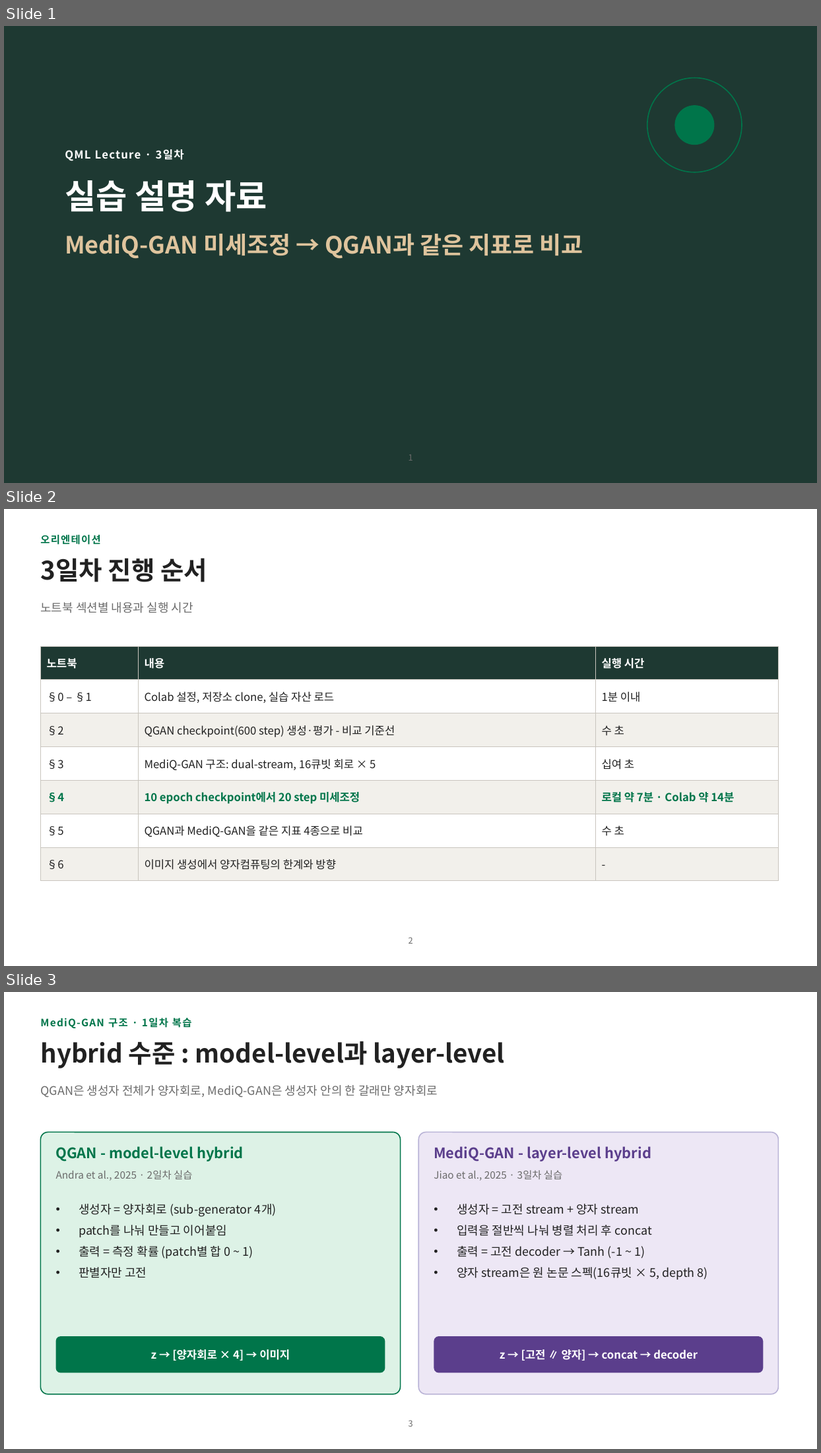
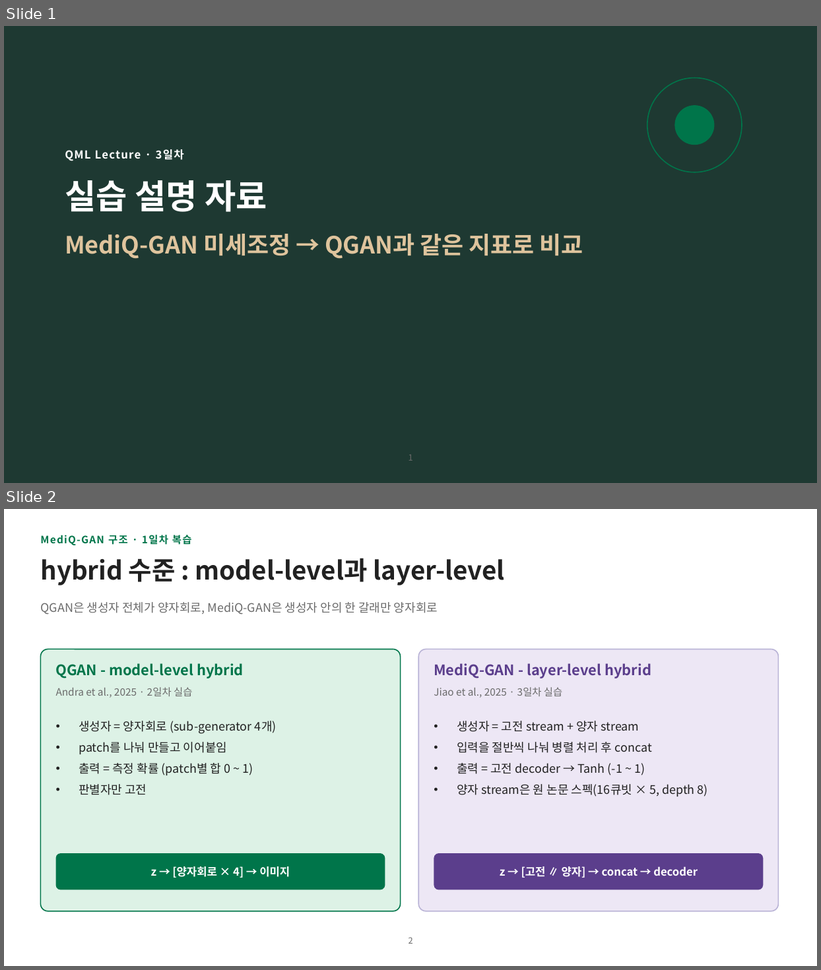
Before and after one commit to hyunhp/skin_disease_qml, a slide deck: practice/day3_slides/day3_practice_slides.pptx. Shown one above the other, each under a label of ours: slides 1, 2 and 3 before the commit, slides 1 and 2 after it. The pictures are 821x1453 and 821x970 pixels, drawn with LibreOffice and Linux fonts; fonts in the diff are those of the drawing. Boxes give left, top, right and bottom in pixels: in the first picture for what was removed or moved away, otherwise in the second. Text is boxed around its words. In the diff, an @@ line names an element or a change of style, - is before the commit and + after.

```diff
--- a/practice/day3_slides/day3_practice_slides.pptx
+++ b/practice/day3_slides/day3_practice_slides.pptx
@@ slide 2 removed at <box>4,509,817,966</box>, background #FFFFFF @@
@@ text removed at <box>40,535,100,545</box> @@
-오리엔테이션
@@ title removed at <box>40,558,207,582</box> @@
-3일차 진행 순서
@@ text removed at <box>40,602,193,613</box> @@
-노트북 섹션별 내용과 실행 시간
@@ table removed at <box>40,646,779,873</box>, 7 rows, 3 columns @@
-노트북 | 내용 | 실행 시간
-§0 – §1 | Colab 설정, 저장소 clone, 실습 자산 로드 | 1분 이내
-§2 | QGAN checkpoint(600 step) 생성·평가 - 비교 기준선 | 수 초
-§3 | MediQ-GAN 구조: dual-stream, 16큐빗 회로 × 5 | 십여 초
-§4 | 10 epoch checkpoint에서 20 step 미세조정 | 로컬 약 7분 · Colab 약 14분
-§5 | QGAN과 MediQ-GAN을 같은 지표 4종으로 비교 | 수 초
-§6 | 이미지 생성에서 양자컴퓨팅의 한계와 방향 | -
@@ page number removed at <box>409,937,413,944</box> @@
-2
@@ what was slide 3 is now slide 2 @@
@@ page number at <box>409,937,413,944</box>: text changed @@
-3
+2
```
Also in this commit, not shown: 2 slides changed, 8 other files.
